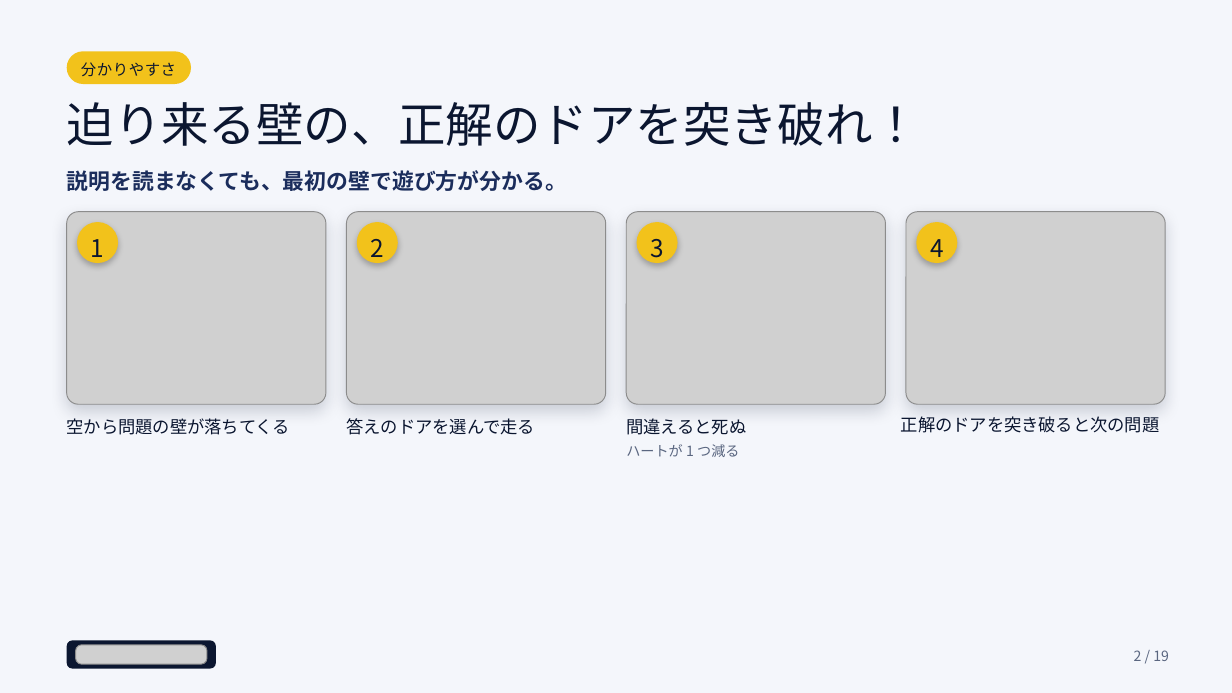
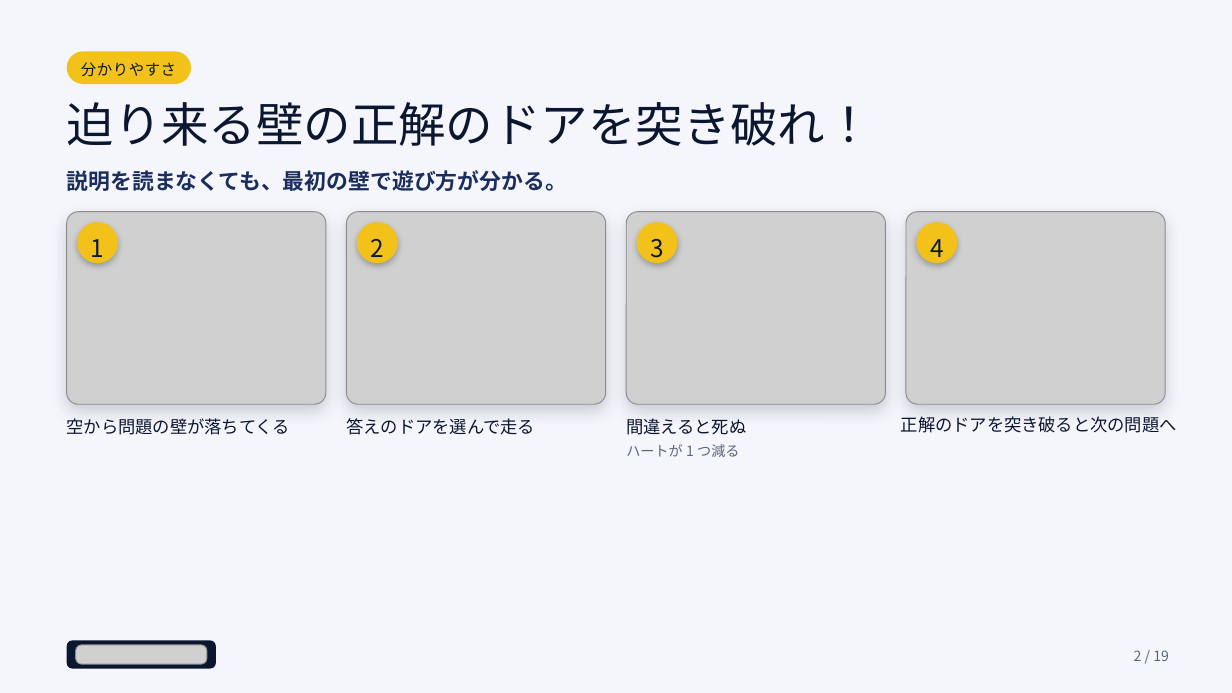
Before and after one commit to YuKatsumoto/AIQUIZ, a slide deck: slide 2 of AIQUIZ-Godot/docs/submission/02_アピール資料.pptx. Drawn at 1232x693 pixels with LibreOffice and Linux fonts; fonts in the diff are those of the drawing; grey boxes stand for pictures. Boxes give left, top, right and bottom in pixels: in the first picture for what was removed or moved away, otherwise in the second. Text is boxed around its words. In the diff, an @@ line names an element or a change of style, - is before the commit and + after.

```diff
--- a/AIQUIZ-Godot/docs/submission/02_アピール資料.pptx
+++ b/AIQUIZ-Godot/docs/submission/02_アピール資料.pptx
@@ text at [67, 102, 873, 146]: text changed @@
-迫り来る壁の、正解のドアを突き破れ！
+迫り来る壁の正解のドアを突き破れ！
@@ text at [901, 416, 1177, 433]: text changed @@
-正解のドアを突き破ると次の問題
+正解のドアを突き破ると次の問題へ
```
Also in this commit, not shown: 6 other slides changed, 1 slide removed, 39 other files.
